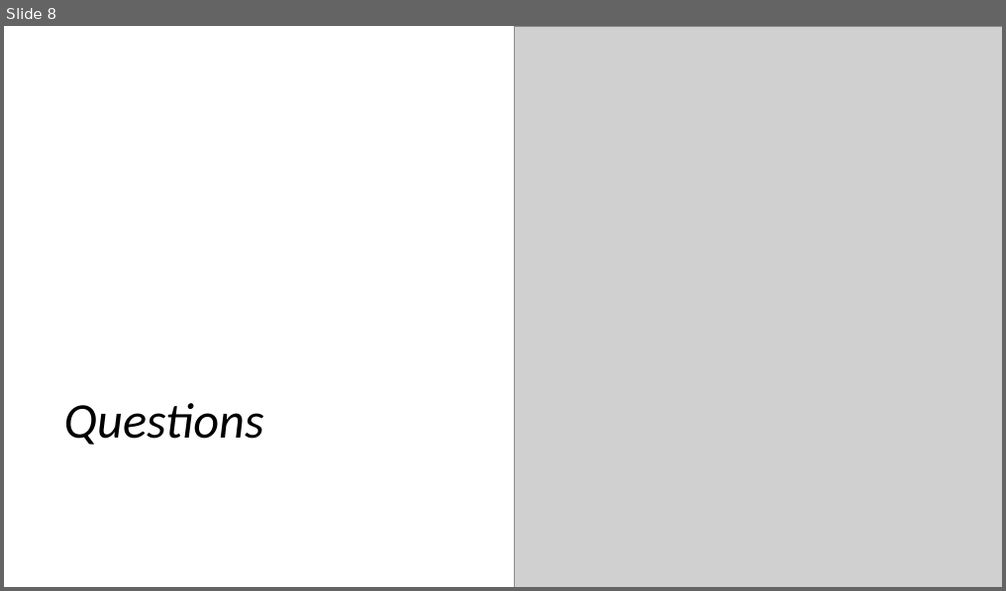
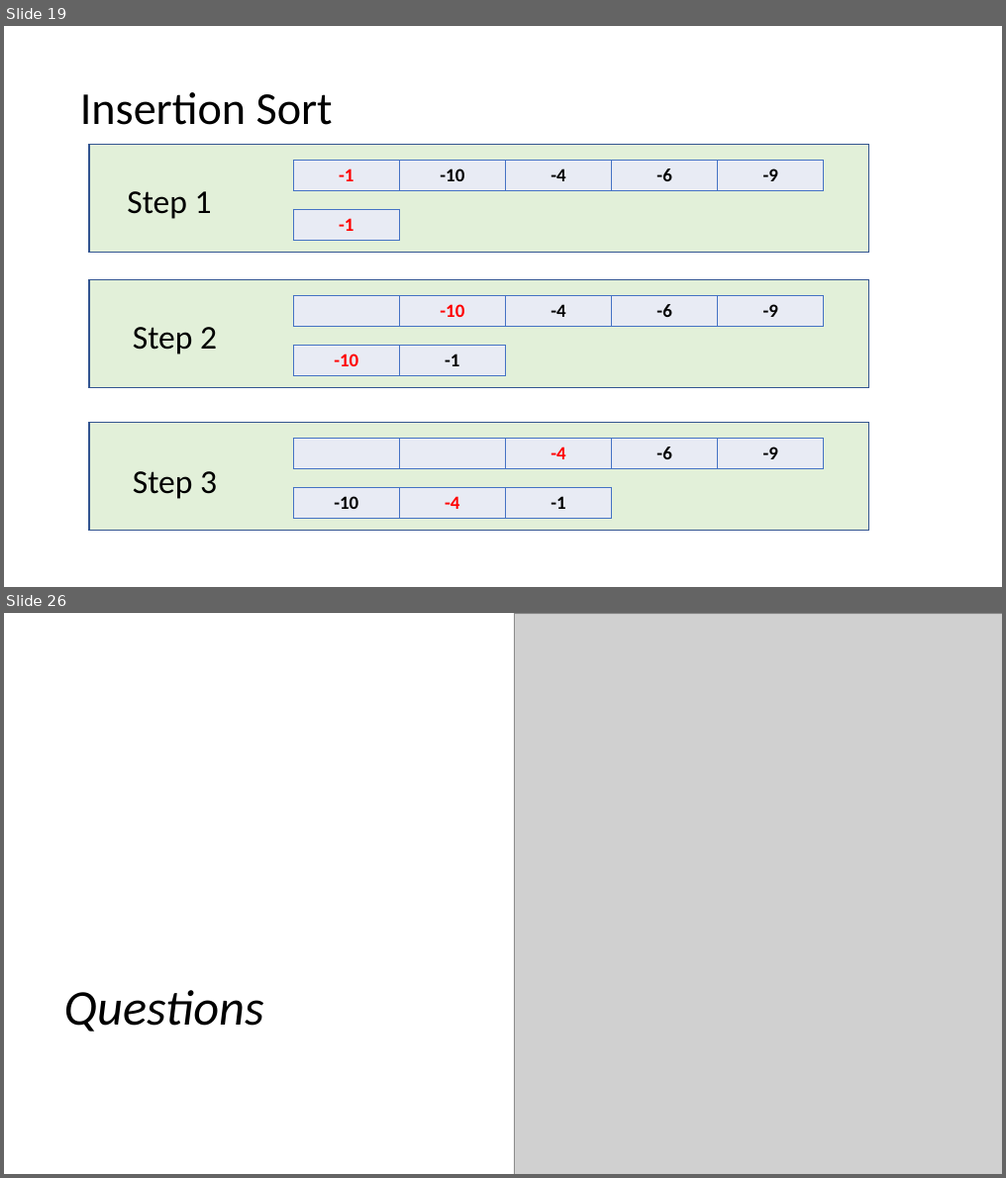
Before and after one commit to CNOCycle/cpp_tutorial, a slide deck: 07-vector_string/00-vector_string.pptx. Shown one above the other, each under a label of ours: slide 8 before the commit, slides 19 and 26 after it; the slides between them are not shown. The pictures are 1006x591 and 1006x1178 pixels, drawn with LibreOffice and Linux fonts; fonts in the diff are those of the drawing; grey boxes stand for pictures. Boxes give left, top, right and bottom in pixels: in the first picture for what was removed or moved away, otherwise in the second. Text is boxed around its words. In the diff, an @@ line names an element or a change of style, - is before the commit and + after.

```diff
--- a/07-vector_string/00-vector_string.pptx
+++ b/07-vector_string/00-vector_string.pptx
@@ slide 19 added at [4, 26, 1002, 587], background #FFFFFF @@
@@ title added at [80, 92, 333, 125], 44 pt, text #000000 @@
+Insertion Sort
@@ rectangle added at [89, 144, 869, 253], fill #E2F0D9, outline #325491 1 pt @@
@@ table added at [293, 160, 825, 190], 1 rows, 5 columns @@
+-1 | -10 | -4 | -6 | -9
@@ text added at [127, 191, 212, 219], 32 pt, text #000000 @@
+Step 1
@@ table added at [293, 209, 399, 240], 1 rows, 1 columns @@
+-1
@@ rectangle added at [89, 279, 869, 388], fill #E2F0D9, outline #325491 1 pt @@
@@ table added at [293, 296, 825, 327], 1 rows, 5 columns @@
+ | -10 | -4 | -6 | -9
@@ text added at [133, 327, 217, 355], 32 pt, text #000000 @@
+Step 2
@@ table added at [293, 345, 506, 375], 1 rows, 2 columns @@
+-10 | -1
@@ rectangle added at [89, 423, 869, 531], fill #E2F0D9, outline #325491 1 pt @@
@@ table added at [293, 439, 825, 470], 1 rows, 5 columns @@
+ |  | -4 | -6 | -9
@@ text added at [133, 472, 217, 499], 32 pt, text #000000 @@
+Step 3
@@ table added at [293, 488, 612, 519], 1 rows, 3 columns @@
+-10 | -4 | -1
@@ what was slide 8 is now slide 26 @@
```
Also in this commit, not shown: 2 slides changed, 17 other slides added, 7 other files.
